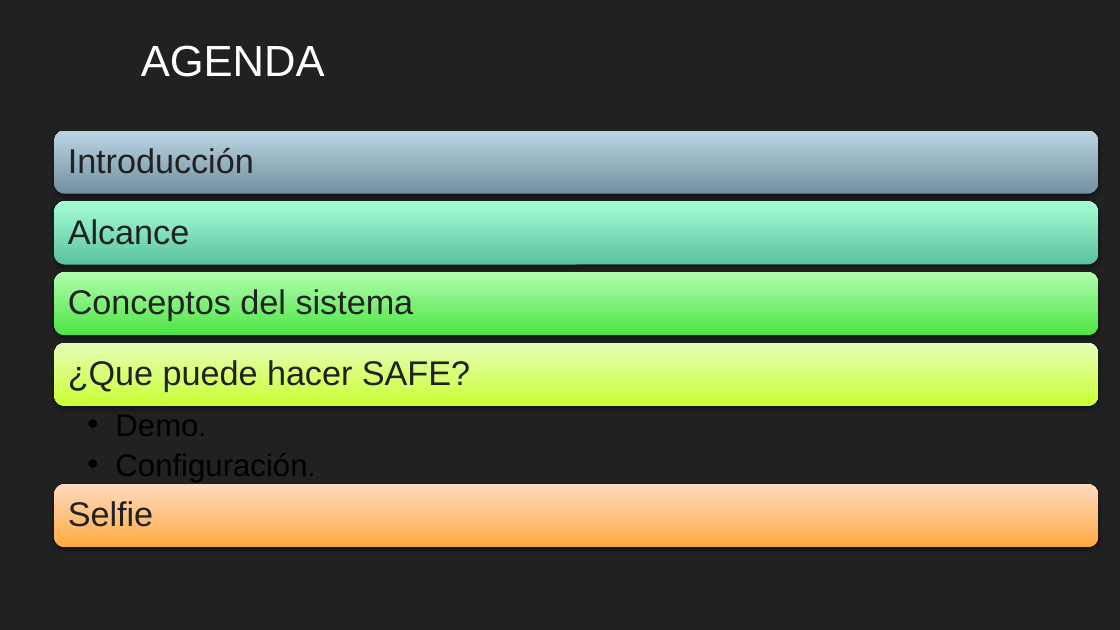
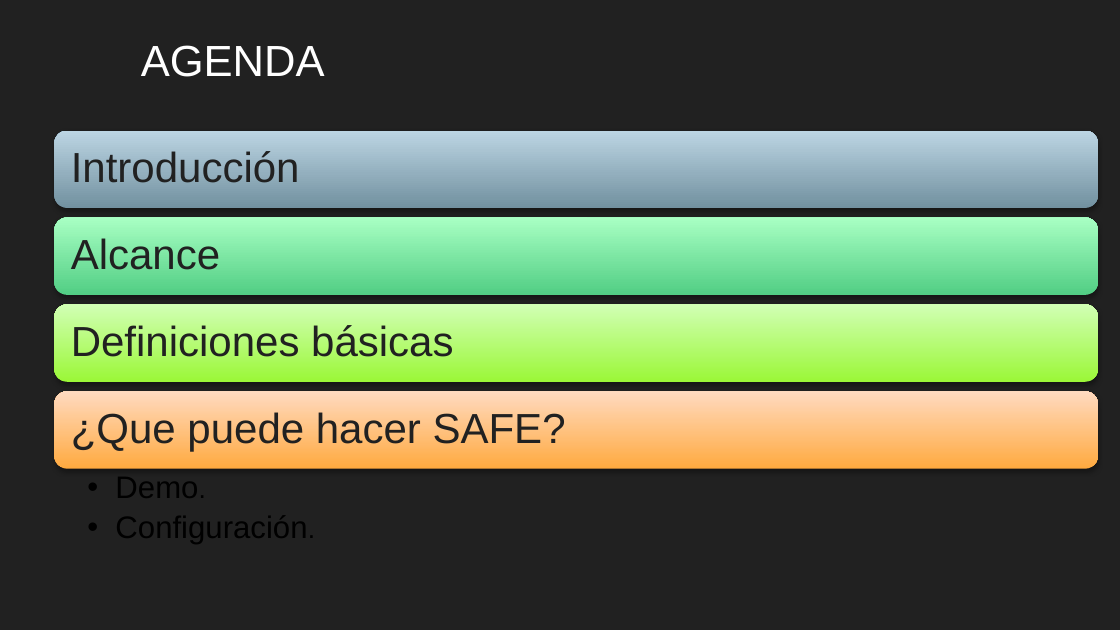
Before and after one commit to safabox/SAFE, a slide deck: slide 3 of trunk/docs/Entregables/Presentacion Final/SAFE presentacion final.pptx. Drawn at 1120x630 pixels with LibreOffice and Linux fonts; fonts in the diff are those of the drawing; background and template pictures are left out. Boxes give left, top, right and bottom in pixels: in the first picture for what was removed or moved away, otherwise in the second. Text is boxed around its words. In the diff, an @@ line names an element or a change of style, - is before the commit and + after.

Commit message:
fin de la Presentacion Final/SAFE presentacion final.ppt

```diff
--- a/trunk/docs/Entregables/Presentacion Final/SAFE presentacion final.pptx
+++ b/trunk/docs/Entregables/Presentacion Final/SAFE presentacion final.pptx
@@ rounded rectangle: place and size @@
-rounded rectangle at [55, 131, 1099, 194]
+rounded rectangle at [55, 131, 1099, 208]
@@ rounded rectangle: place and size @@
-rounded rectangle at [55, 202, 1099, 264]
+rounded rectangle at [55, 217, 1099, 295]
@@ rounded rectangle at [55, 217, 1099, 295]: fill gradient #5AC49E to #A7FED9 to gradient #53CF86 to #A9FFC5 @@
@@ text "Alcance": place and size @@
-text "Alcance" at [68, 219, 190, 245]
+text "Alcance" at [71, 238, 220, 270]
@@ rounded rectangle removed at [55, 272, 1099, 335] @@
@@ text removed at [68, 287, 414, 321] @@
-Conceptos del sistema
@@ rounded rectangle: place and size @@
-rounded rectangle at [55, 343, 1099, 405]
+rounded rectangle at [55, 305, 1099, 382]
@@ rounded rectangle at [55, 305, 1099, 382]: fill gradient #CCFF35 to #E6FFB7 to gradient #9BF839 to #D2FFB4 @@
@@ text added at [71, 323, 453, 357], 27 pt, text #212121 @@
+Definiciones básicas
@@ rounded rectangle: place and size @@
-rounded rectangle at [55, 484, 1099, 547]
+rounded rectangle at [55, 391, 1099, 468]
@@ size 22 to 27 pt; more space between paragraphs in 3 elements at [71, 151, 300, 183], [71, 238, 220, 270], [71, 410, 566, 452] @@
@@ text "¿Que puede hacer SAFE?": place and size @@
-text "¿Que puede hacer SAFE?" at [68, 358, 470, 392]
+text "¿Que puede hacer SAFE?" at [71, 410, 566, 452]
@@ text "Demo.": place and size @@
-text "Demo." at [55, 407, 1099, 485]
+text "Demo." at [55, 469, 1099, 548]
@@ text removed at [68, 499, 153, 527] @@
-Selfie
```
Also in this commit, not shown: 6 other slides changed, 1 slide added, 1 other file.
